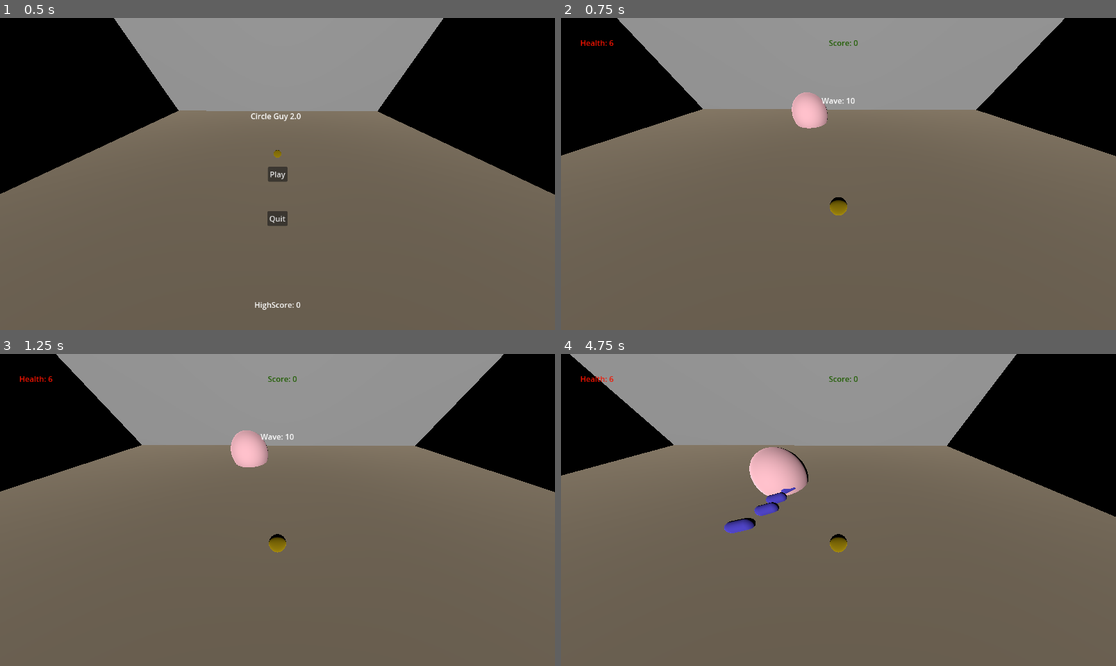
Above: before the commit, frames 1-4 (two rows, left to right).
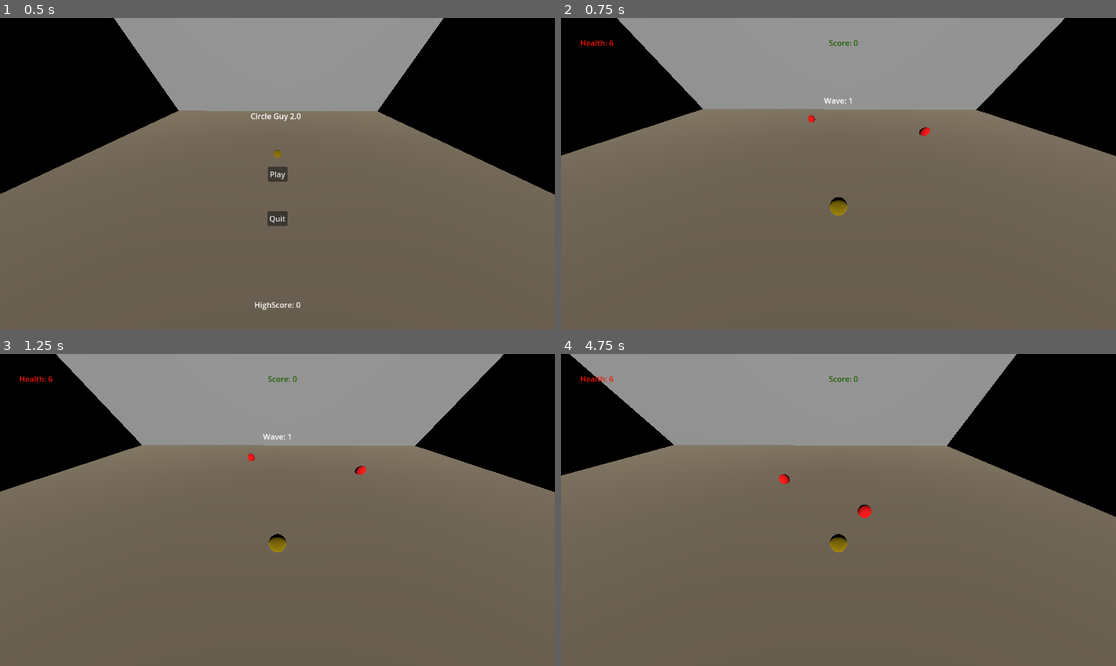
Above: after the commit, the same moments.

Repository: Jontruiz1/CircleGuy2.0
Game: Godot game, scene res://MainMenu/Menu.tscn
Two runs of this game, one before a commit and one after it. Both use one fixed random seed, a clock stepped at 60 frames per second and the inputs below.
Inputs (mouse positions are in pixels of both pictures, inside the frame that each line leads up to):
- Up to frame 1 (0.5 s): no input
- Up to frame 2 (0.75 s): click "Play" at 0.5 s
- Up to frame 3 (1.25 s): no input
- Up to frame 4 (4.75 s): move the mouse to (960, 494) at 1.27 s; hold D (move_right) 1.28-2.03 s; click (960, 494) at 1.42 s; move the mouse to (727, 525) at 2.02 s; hold S (move_down) 2.03-2.78 s; move the mouse to (894, 441) at 2.77 s; hold D (move_right) 2.78-3.53 s; move the mouse to (810, 572) at 3.52 s; hold W (move_up) 3.53-4.28 s; click (810, 572) at 3.67 s; move the mouse to (1005, 556) at 4.27 s; hold A (move_left) from 4.28 s (still down)

Frame 1 is identical in both runs. In frame 2, 0.7% of the frame differs, in the area x 41-67%, y 23-38%; in frame 3, 0.7%; in frame 4, 1.8%, in the area x 29-56%, y 29-58%.

Commit message:
pink power up

Diff:
--- a/CircleGuy2/MainGame/Enemy.gd
+++ b/CircleGuy2/MainGame/Enemy.gd
@@ -24,6 +24,7 @@
 var hit = null
 var heal = null
 var maxHealth = null
+var power_up_obj = preload("res://MainGame/PowerUp.tscn")
 
 func replenish():
 	health = clamp(health+1, 0, maxHealth)
@@ -93,8 +94,15 @@
 	hit.play()
 
 func _physics_process(delta):
-	print(health)
+
+
 	if health <= 0:
+		if(type == Color.PINK):
+			var power_up = power_up_obj.instantiate()
+			power_up.init(type)
+			power_up.position = self.position
+			get_tree().get_root().add_child(power_up)
+
 		get_tree().get_root().get_node("GameManager").enemyCount -= 1
 		self.queue_free()
 	process_shoot()
--- a/CircleGuy2/MainGame/Main.gd
+++ b/CircleGuy2/MainGame/Main.gd
@@ -18,7 +18,7 @@
 var power_normal = [Color.RED, Color.BLUE, Color.GREEN, Color.PURPLE]
 var power_boss = [Color.BLACK, Color.PINK]
 
-var wave = 10
+var wave = 1
 var enemyCount = 0
 var power_up_count = 0
 
@@ -129,7 +129,7 @@
 	generated = true
 
 func spawn_wave():
-	if(wave % 10 != 0):
+	if(wave % 5 != 0):
 		normal_wave()
 	else:
 		boss_wave()
--- a/CircleGuy2/MainGame/Player.gd
+++ b/CircleGuy2/MainGame/Player.gd
@@ -108,7 +108,6 @@
 		# parse the collision name to remove the @ symbols and numbers
 		var collideName = parse_collision(collider)
 
-
 		# match the collision with a known collider
 		match collideName:
 			"Enemy":
@@ -116,28 +115,29 @@
 			"PowerRed":
 				maxHealth = clamp(maxHealth+1, 3, 15)
 				health = clamp(health+1, 3, maxHealth)
-				collider.queue_free()
+				collider.display()
 			"PowerBlue":
 				shoot_cooldown.wait_time = clamp(shoot_cooldown.wait_time-.05, .2, .5)
-				collider.queue_free()
+				collider.display()
 			"PowerGreen":
 				speed = clamp(speed+.2, 3, 8)
-				collider.queue_free()
+				collider.display()
 			"PowerPurple":
 				damage = clamp(damage+.5, 1, 5)
-				collider.queue_free()
+				collider.display()
 			"PowerPink":
 				if(heal_cooldown == null):
 					heal_cooldown = Timer.new()
 					heal_cooldown.wait_time = 7
 					heal_cooldown.timeout.connect(
 							func() :
-								health = clamp(health+1, 3, maxHealth)
+								health = clamp(health+1, 3, maxHealth+1)
 								heal_cooldown.start())
 					add_child(heal_cooldown)
 					heal_cooldown.start()
 				else:
 					heal_cooldown.wait_time = clamp(heal_cooldown.wait_time - .2, 4, 7)
+				collider.display()
 func game_over():
 	var highscore = 0
 	var prevScore = score
--- a/CircleGuy2/MainGame/Player.tscn
+++ b/CircleGuy2/MainGame/Player.tscn
@@ -16,7 +16,7 @@
 material = SubResource("StandardMaterial3D_vkgkl")
 
 [node name="Player" type="CharacterBody3D"]
-collision_mask = 3
+collision_mask = 11
 script = ExtResource("1_3ok1d")
 
 [node name="CollisionShape3D" type="CollisionShape3D" parent="."]
--- a/CircleGuy2/MainGame/PowerUp.gd
+++ b/CircleGuy2/MainGame/PowerUp.gd
@@ -12,13 +12,35 @@
 
 var type = null
 var game_manager = null
+var disp_text = null
+var disp = Timer.new()
+
+func display():
+	match type:
+		Color.RED:
+			disp_text.text = "Health up!"
+		Color.BLUE:
+			disp_text.text = "Fire-rate up!"
+		Color.GREEN:
+			disp_text.text = "Speed up!"
+		Color.PURPLE:
+			disp_text.text = "Attack up!"
+		Color.PINK:
+			disp_text.text = "Auto heal up!"
+	disp_text.visible = true
+
+	disp.timeout.connect(func() : disp_text.visible = false)
 
 func init( color):
 	type = color
-	set_collision_layer(4)
-	set_collision_mask(1)
 
 func _ready():
+	disp.wait_time = 2
+	disp.one_shot = true
+	add_child(disp)
+
+
+	disp_text = get_child(2)
 	var material = get_child(0).get_active_material(0)
 	material.albedo_color = type
 	self.name = "Power" + color_matches[type]
--- a/CircleGuy2/MainGame/PowerUp.tscn
+++ b/CircleGuy2/MainGame/PowerUp.tscn
@@ -9,6 +9,8 @@
 
 [sub_resource type="BoxShape3D" id="BoxShape3D_h76ty"]
 
+[sub_resource type="LabelSettings" id="LabelSettings_ws7bn"]
+
 [node name="PowerUp" type="StaticBody3D"]
 collision_layer = 8
 script = ExtResource("1_4qtne")
@@ -18,3 +20,20 @@
 
 [node name="CollisionShape3D" type="CollisionShape3D" parent="."]
 shape = SubResource("BoxShape3D_h76ty")
+
+[node name="DisplayText" type="Label" parent="."]
+visible = false
+anchors_preset = 8
+anchor_left = 0.5
+anchor_top = 0.5
+anchor_right = 0.5
+anchor_bottom = 0.5
+offset_left = -28.0
+offset_top = -13.0
+offset_right = 28.0
+offset_bottom = 13.0
+grow_horizontal = 2
+grow_vertical = 2
+text = "Testing
+"
+label_settings = SubResource("LabelSettings_ws7bn")
Not shown: 1 places in CircleGuy2/MainGame/PowerUp.tscn that only renumber resources
